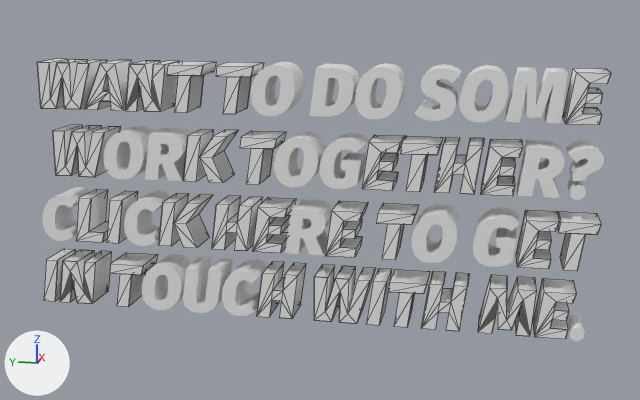
The Blender file blender/text4.blend as it was, and as the next commit left it.
Both versions are drawn from a 50 mm lens placed at (-20.9, -4.55, 5.07), pointed at (0.03, -0.37, -0.17). Arrows for +X, +Y and +Z are at lower left; the lights stay in place. Mesh edges are drawn as thin lines on the coarser meshes.

Objects in the first picture: 'D o', 'G et', 'M e', 'W ant', 'W ith', 'W ork', 'first t O', 'i N', 'so M e', 't O gether', 'wa N t', 'wor K'.
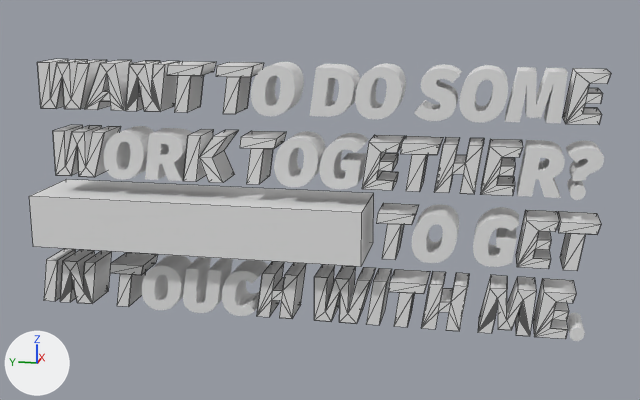
Changed parts and their boxes [x1, y1, x2, y2] in the pictures (640 x 400 px):
'click_linkbox', added: after [29, 179, 374, 267]
'click clic K', unchanged, covered by the edit: before [159, 193, 213, 248]
'click H ere', unchanged, covered by the edit: before [212, 196, 263, 251]
'click he R e', unchanged, covered by the edit: before [285, 199, 332, 255]
'click her E', unchanged, covered by the edit: before [325, 201, 368, 257]

Edits to the bpy script that builds the scene:
```text
Add me_cube:
    me_cube.from_pydata(...)  # a box spanning x -1.0..1.0, y -1.0..1.0, z -1.0..1.0
Add ob_click_linkbox:
    ob_click_linkbox = bpy.data.objects.new('click_linkbox', me_cube)
    ob_click_linkbox.location = (0.0, 2.66, -0.83)
    ob_click_linkbox.scale = (1.0, 4.24, 0.662)
```
